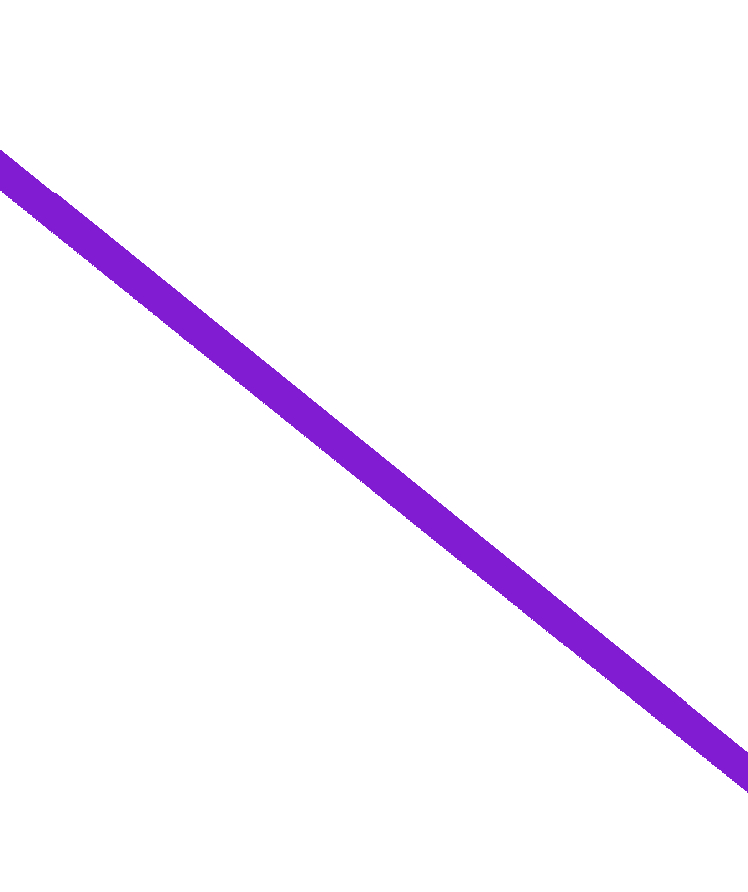
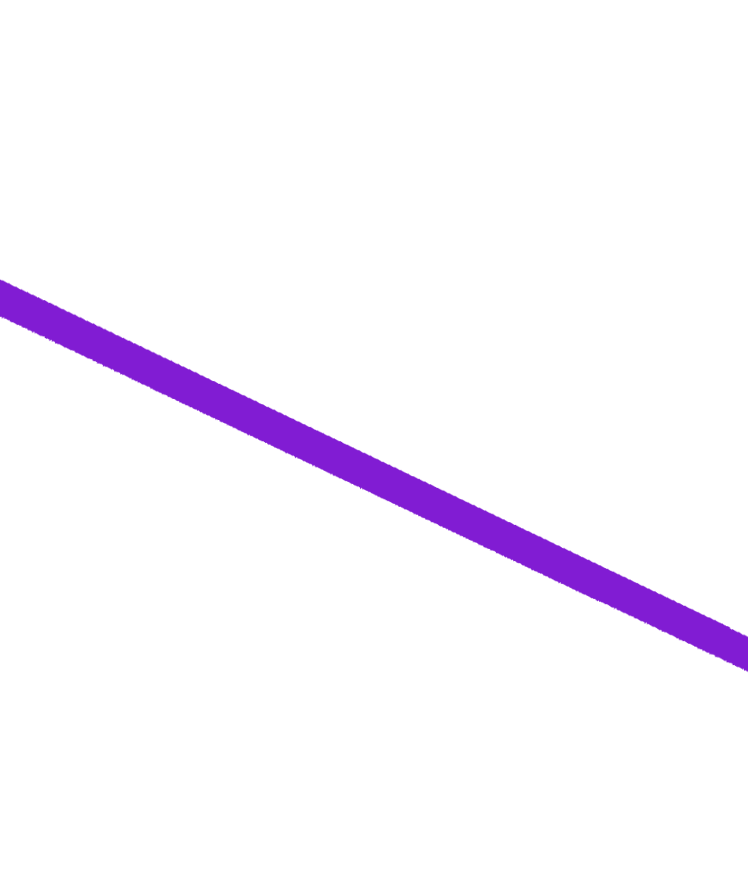
The second 748 × 892 image is a revision of the first. Changes to its layers:
added group "Group 1" with 3 layers over box(0, 278, 748, 673)
moved "Layer 3" into group "Group 1", painted on it over box(0, 150, 627, 648)
moved "Layer 2" into group "Group 1", painted on it over box(152, 319, 748, 793)
moved "Layer 1" into group "Group 1", painted on it over box(0, 193, 731, 719)
